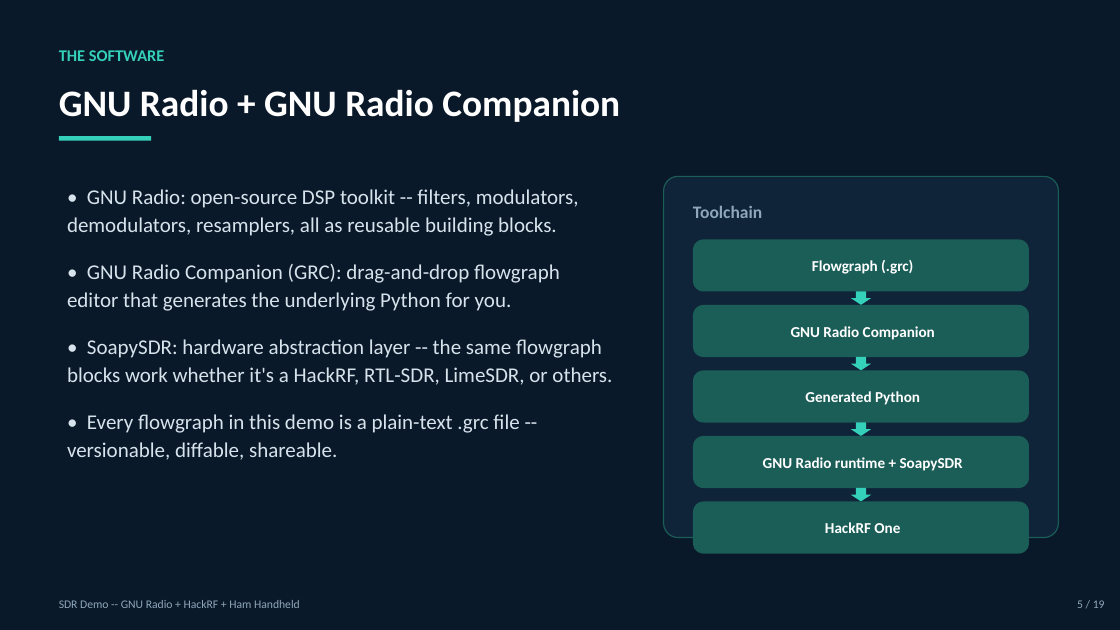
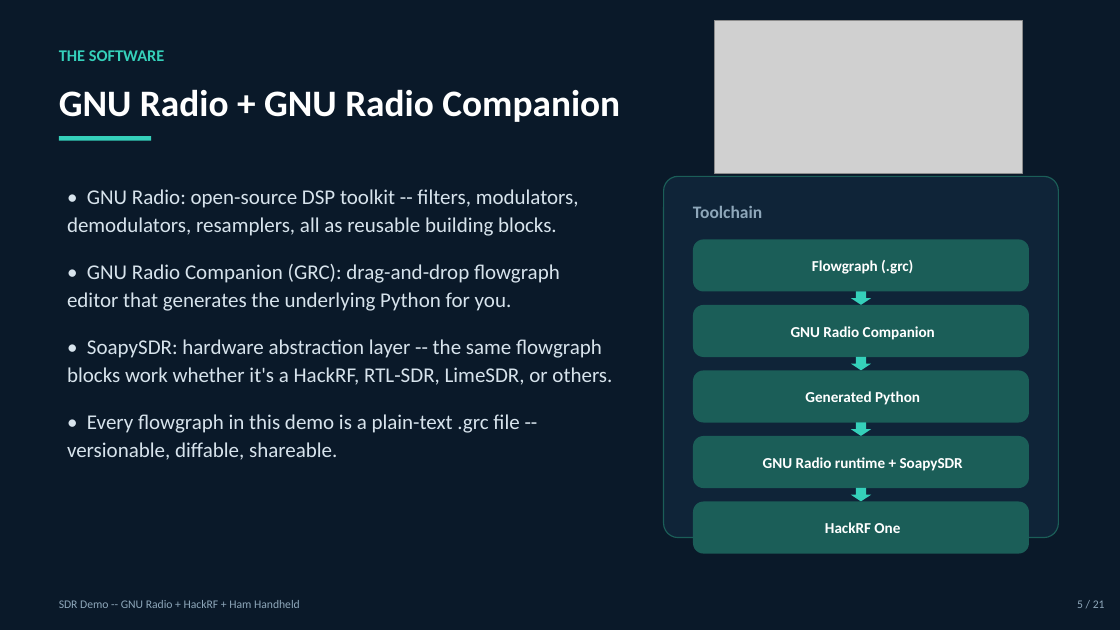
Before and after one commit to W5TSU/SDR-Demo, a slide deck: slide 6 of slides/SDR_Demo.pptx. Drawn at 1120x630 pixels with LibreOffice and Linux fonts; fonts in the diff are those of the drawing; grey boxes stand for pictures. Boxes give left, top, right and bottom in pixels: in the first picture for what was removed or moved away, otherwise in the second. Text is boxed around its words. In the diff, an @@ line names an element or a change of style, - is before the commit and + after.

```diff
--- a/slides/SDR_Demo.pptx
+++ b/slides/SDR_Demo.pptx
@@ picture added at [715,20,1023,174] @@
@@ text at [1077,600,1105,608]: text changed @@
-5 / 19
+5 / 21
```
Also in this commit, not shown: 16 other slides changed, 2 slides added, 5 other files.
